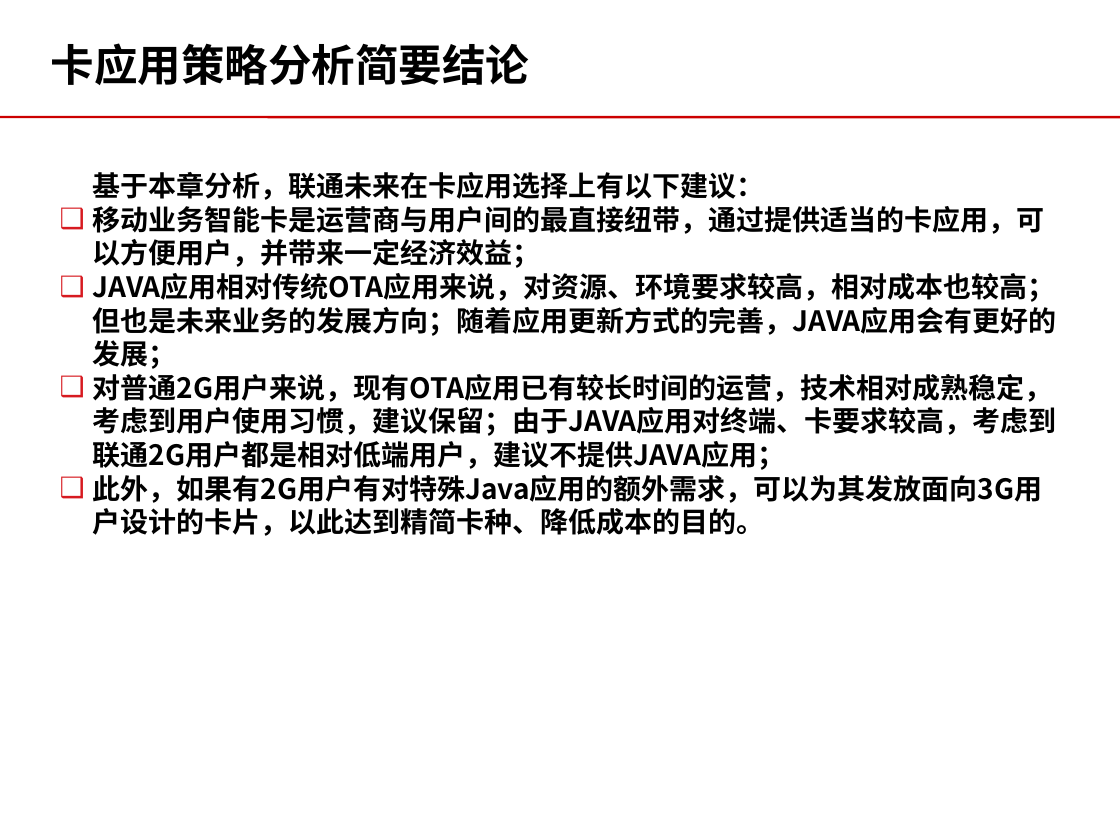
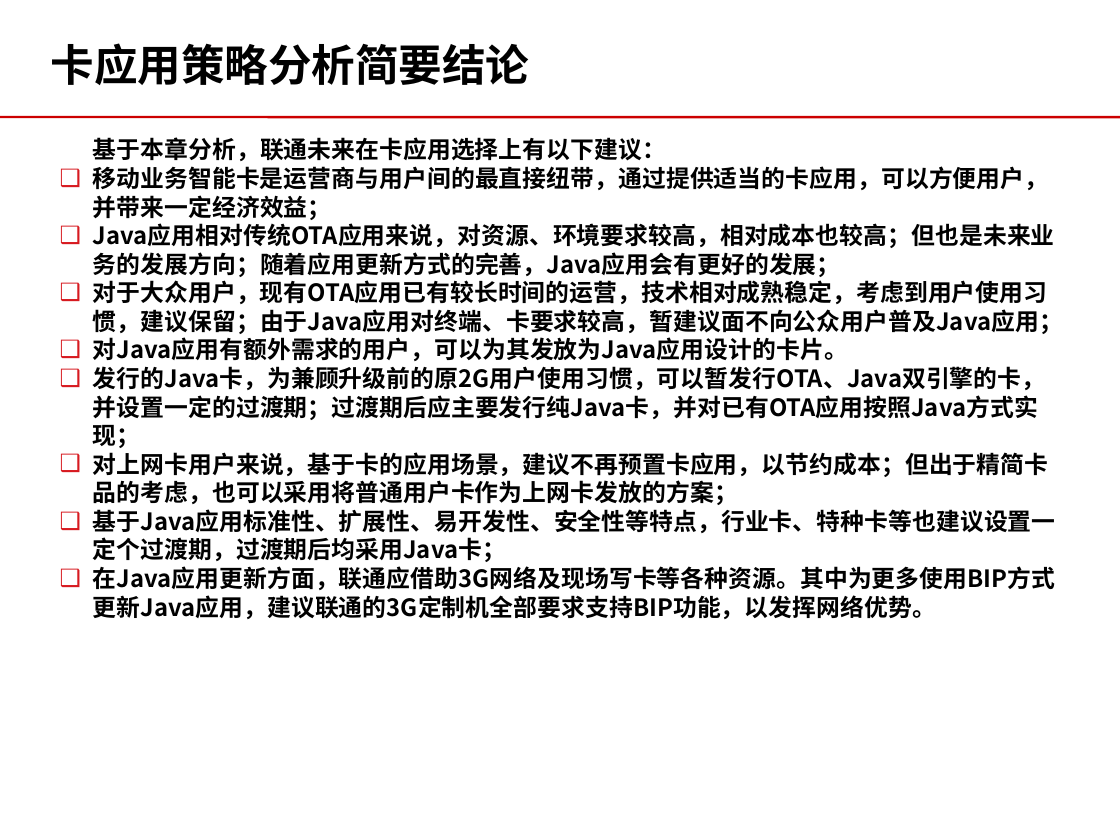
Before and after one commit to momo1101/unicardsrch, a slide deck: slide 32 of 软课题文本/软课题-中国联通电信卡业务及策略研究.ppt (slide 27 before the commit). Drawn at 1120x840 pixels with LibreOffice and Linux fonts; fonts in the diff are those of the drawing; background and template pictures are left out. Boxes give left, top, right and bottom in pixels: in the first picture for what was removed or moved away, otherwise in the second. Text is boxed around its words. In the diff, an @@ line names an element or a change of style, - is before the commit and + after.

Commit message:
2011.4.13与李处、于睿、兴业讨论后修改的版本。尚无兴业提交内容及固网卡修改

```diff
--- a/软课题文本/软课题-中国联通电信卡业务及策略研究.ppt
+++ b/软课题文本/软课题-中国联通电信卡业务及策略研究.ppt
@@ text at (93, 137, 1049, 220): size 18 to 15.3 pt in "基于本章分析，联通未来在卡应用选择上有以下建议：", "移动业务智能卡是运营商与用户间的最直接纽带，通过提供适当的卡应用，可以方便用户，并带来一定经济效益；" @@
@@ text at (93, 223, 1063, 619): text changed; size 18 to 15.3 pt @@
-❑ JAVA应用相对传统OTA应用来说，对资源、环境要求较高，相对成本也较高；但也是未来业务的发展方向；随着应用更新方式的完善，JAVA应用会有更好的发展；
-❑ 对普通2G用户来说，现有OTA应用已有较长时间的运营，技术相对成熟稳定，考虑到用户使用习惯，建议保留；由于JAVA应用对终端、卡要求较高，考虑到联通2G用户都是相对低端用户，建议不提供JAVA应用；
-❑ 此外，如果有2G用户有对特殊Java应用的额外需求，可以为其发放面向3G用户设计的卡片，以此达到精简卡种、降低成本的目的。
+❑ Java应用相对传统OTA应用来说，对资源、环境要求较高，相对成本也较高；但也是未来业务的发展方向；随着应用更新方式的完善，Java应用会有更好的发展；
+❑ 对于大众用户，现有OTA应用已有较长时间的运营，技术相对成熟稳定，考虑到用户使用习惯，建议保留；由于Java应用对终端、卡要求较高，暂建议面不向公众用户普及Java应用；
+❑ 对Java应用有额外需求的用户，可以为其发放为Java应用设计的卡片。
+❑ 发行的Java卡，为兼顾升级前的原2G用户使用习惯，可以暂发行OTA、Java双引擎的卡，并设置一定的过渡期；过渡期后应主要发行纯Java卡，并对已有OTA应用按照Java方式实现；
+❑ 对上网卡用户来说，基于卡的应用场景，建议不再预置卡应用，以节约成本；但出于精简卡品的考虑，也可以采用将普通用户卡作为上网卡发放的方案；
+❑ 基于Java应用标准性、扩展性、易开发性、安全性等特点，行业卡、特种卡等也建议设置一定个过渡期，过渡期后均采用Java卡；
+❑ 在Java应用更新方面，联通应借助3G网络及现场写卡等各种资源。其中为更多使用BIP方式更新Java应用，建议联通的3G定制机全部要求支持BIP功能，以发挥网络优势。
```
Also in this commit, not shown: 19 other slides changed, 22 slides added, 1 slide removed.
